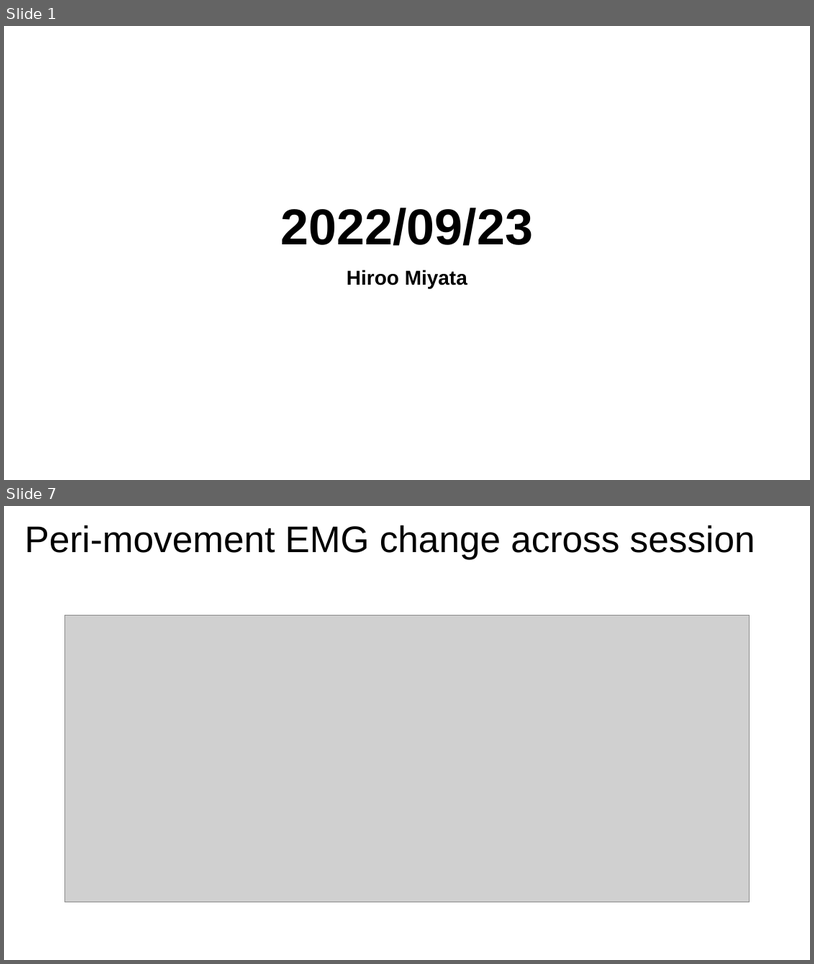
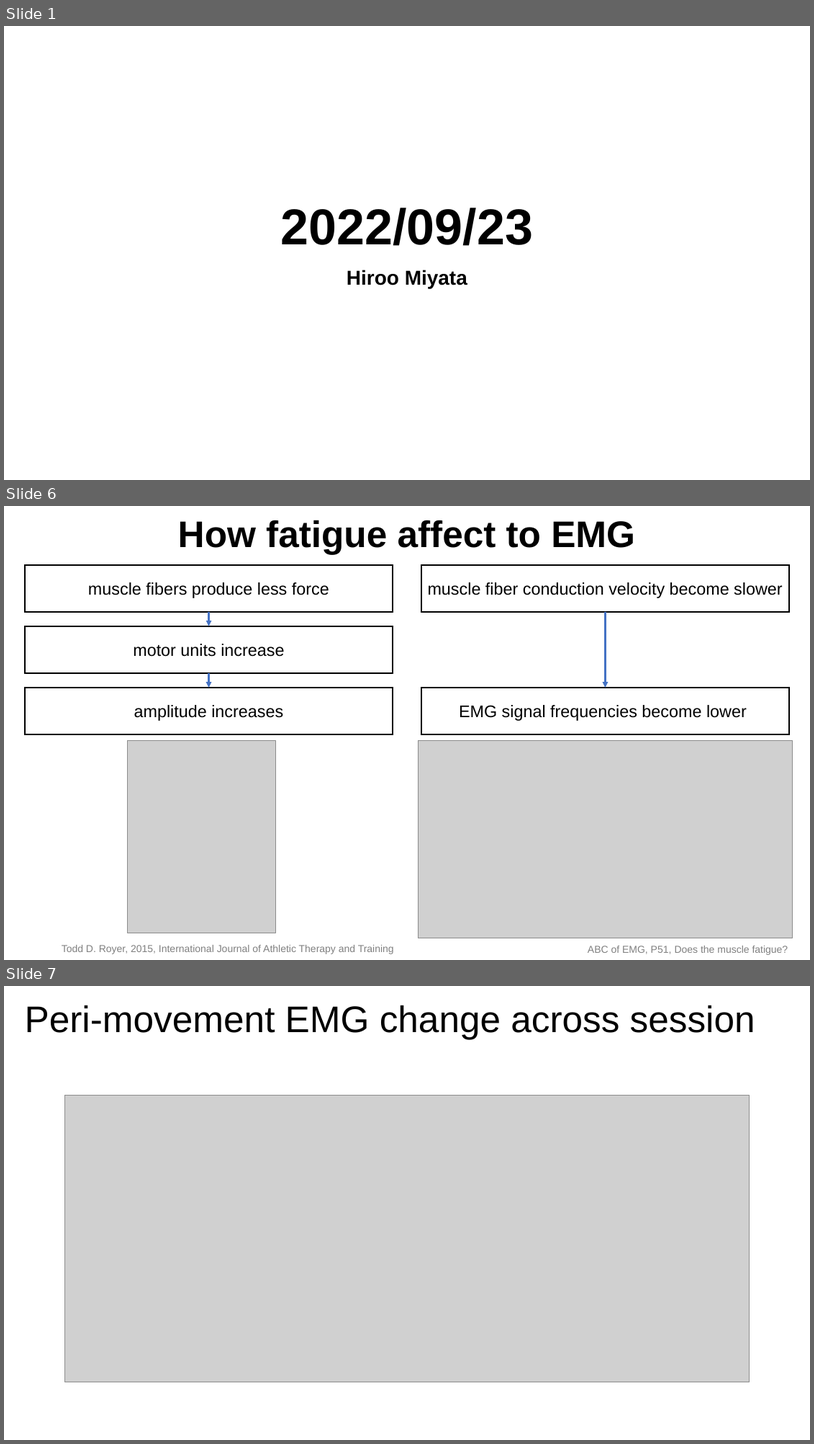
Before and after one commit to Hiroo-Miyata/chase-lab, a slide deck: report/20220923.pptx. Shown one above the other, each under a label of ours: slides 1 and 7 before the commit, slides 1, 6 and 7 after it; the slides between them are not shown. The pictures are 814x964 and 814x1444 pixels, drawn with LibreOffice and Linux fonts; fonts in the diff are those of the drawing; grey boxes stand for pictures. Boxes give left, top, right and bottom in pixels: in the first picture for what was removed or moved away, otherwise in the second. Text is boxed around its words. In the diff, an @@ line names an element or a change of style, - is before the commit and + after.

```diff
--- a/report/20220923.pptx
+++ b/report/20220923.pptx
@@ slide 6 added at (4, 506, 810, 960), background #FFFFFF @@
@@ title added at (178, 520, 635, 554), 44 pt, text #000000, bold @@
+How fatigue affect to EMG
@@ rectangle added at (25, 565, 393, 611), fill #FFFFFF, outline #000000 1.5 pt, 20 pt, text #000000 @@
+muscle fibers produce less force
@@ rectangle added at (422, 565, 790, 611), fill #FFFFFF, outline #000000 1.5 pt, 20 pt, text #000000 @@
+muscle fiber conduction velocity become slower
@@ arrow added from (209, 612) to (209, 626), #4472C4 2.25 pt @@
@@ arrow added from (606, 612) to (606, 687), #4472C4 2.25 pt @@
@@ rectangle added at (25, 626, 393, 673), fill #FFFFFF, outline #000000 1.5 pt, 20 pt, text #000000 @@
+motor units increase
@@ arrow added from (209, 673) to (209, 687), #4472C4 2.25 pt @@
@@ rectangle added at (25, 687, 393, 734), fill #FFFFFF, outline #000000 1.5 pt, 20 pt, text #000000 @@
+amplitude increases
@@ rectangle added at (422, 687, 790, 734), fill #FFFFFF, outline #000000 1.5 pt, 20 pt, text #000000 @@
+EMG signal frequencies become lower
@@ picture added at (127, 740, 275, 932) @@
@@ picture added at (419, 740, 793, 938) @@
@@ text added at (62, 944, 394, 954), 12 pt, text #808080 @@
+Todd D. Royer, 2015, International Journal of Athletic Therapy and Training
@@ text added at (588, 945, 789, 955), 12 pt, text #808080 @@
+ABC of EMG, P51, Does the muscle fatigue?
```
Also in this commit, not shown: 1 slide changed, 4 other slides added, 4 slides removed, 2 other files.
